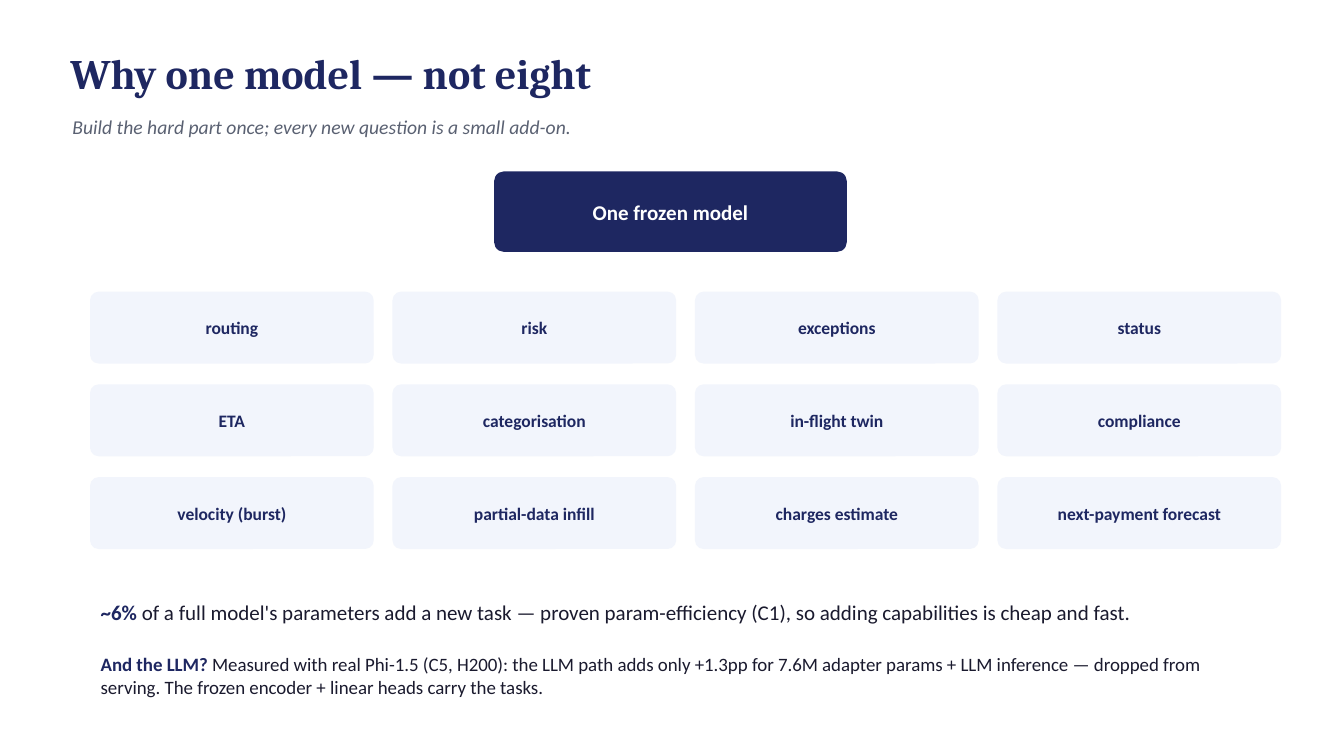
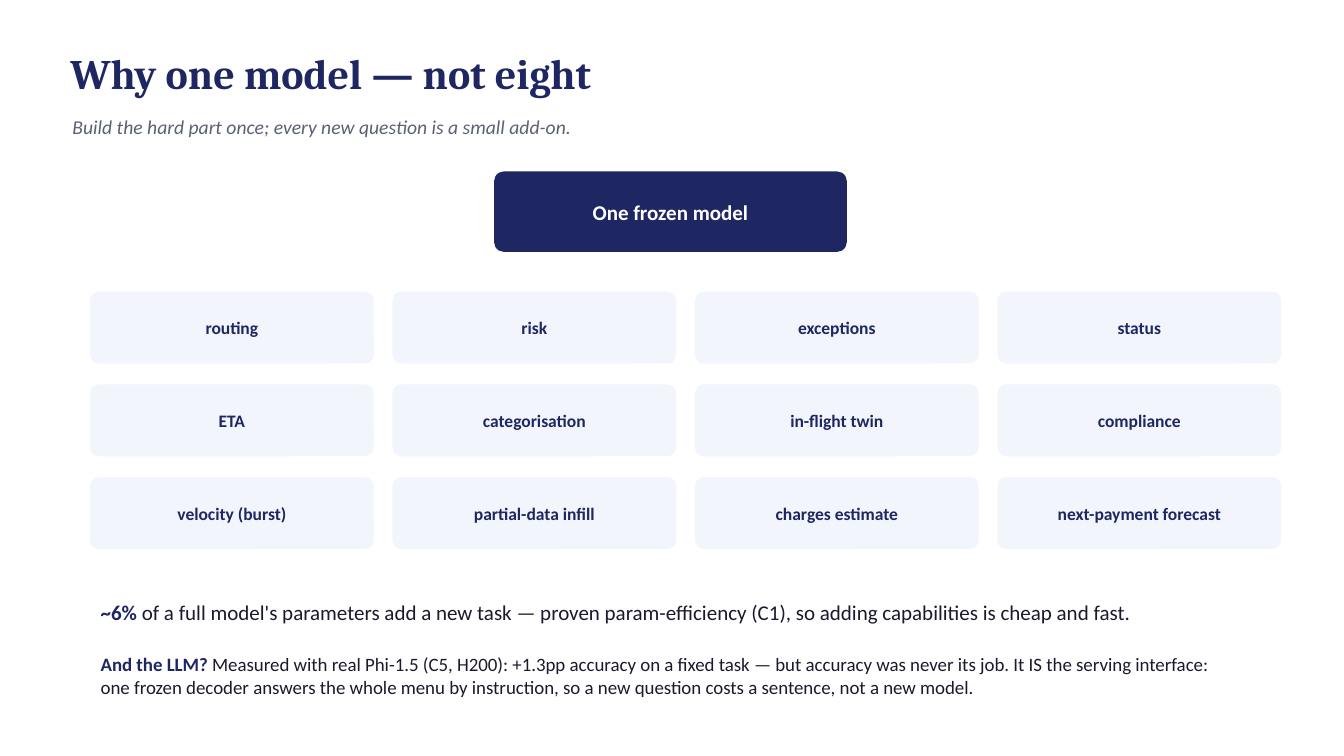
Before and after one commit to Bratz/txn-repr-poc, a slide deck: slide 8 of docs/txn_repr_evidence.pptx. Drawn at 1344x756 pixels with LibreOffice and Linux fonts; fonts in the diff are those of the drawing. Boxes give left, top, right and bottom in pixels: in the first picture for what was removed or moved away, otherwise in the second. Text is boxed around its words. In the diff, an @@ line names an element or a change of style, - is before the commit and + after.

```diff
--- a/docs/txn_repr_evidence.pptx
+++ b/docs/txn_repr_evidence.pptx
@@ text at <box>101,657,1208,697</box>: text changed @@
-And the LLM? Measured with real Phi-1.5 (C5, H200): the LLM path adds only +1.3pp for 7.6M adapter params + LLM inference — dropped from serving. The frozen encoder + linear heads carry the tasks.
+And the LLM? Measured with real Phi-1.5 (C5, H200): +1.3pp accuracy on a fixed task — but accuracy was never its job. It IS the serving interface: one frozen decoder answers the whole menu by instruction, so a new question costs a sentence, not a new model.
```
Also in this commit, not shown: 1 other slide changed, 9 other files.
